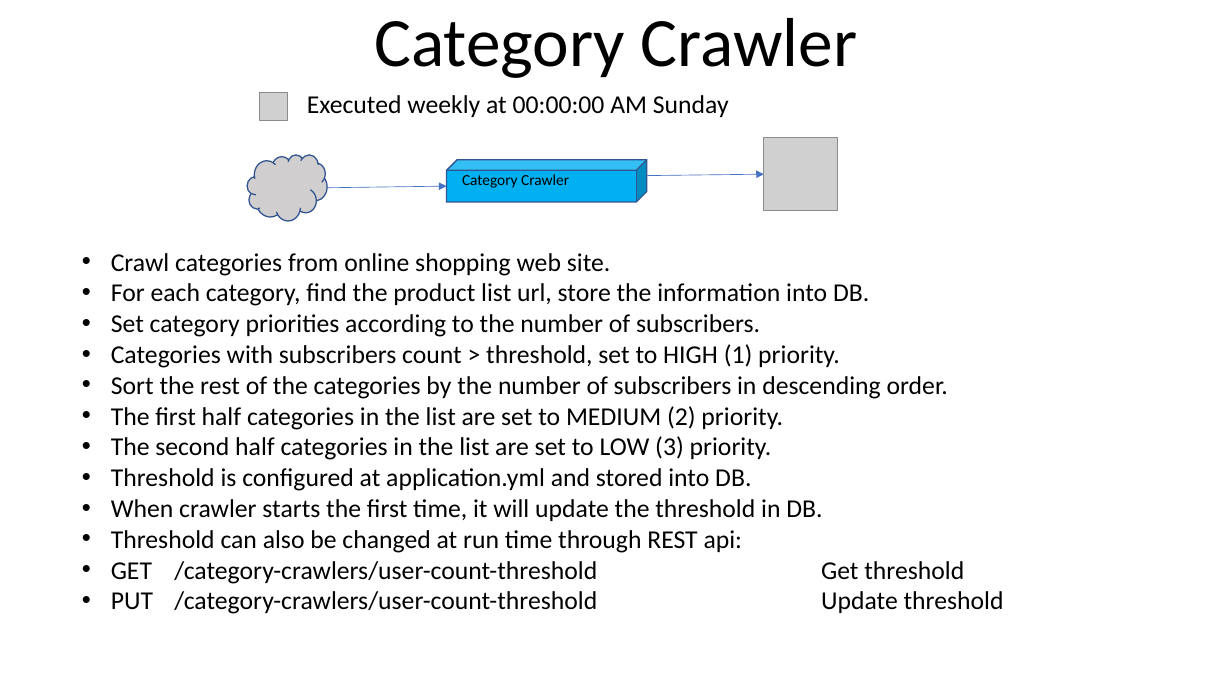
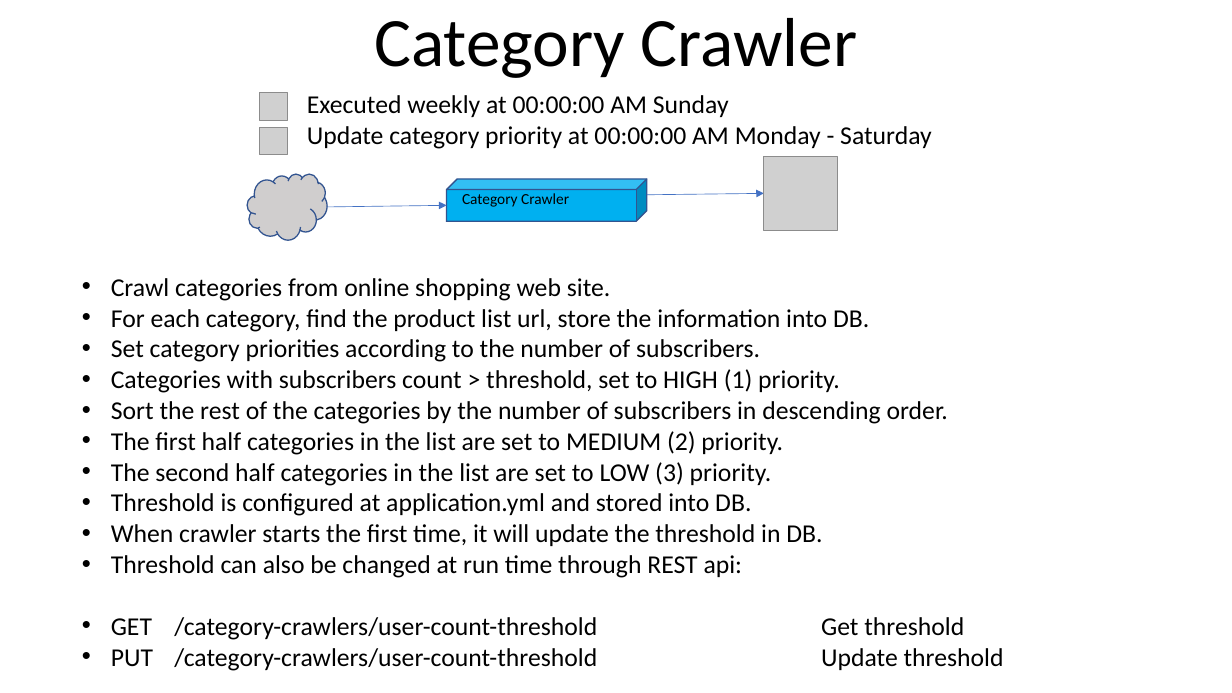
Before and after one commit to youhusky/price-monitoring-system, a slide deck: slide 5 of PriceMonitoringDesign.pptx. Drawn at 1232x693 pixels with LibreOffice and Linux fonts; fonts in the diff are those of the drawing; grey boxes stand for pictures. Boxes give left, top, right and bottom in pixels: in the first picture for what was removed or moved away, otherwise in the second. Text is boxed around its words. In the diff, an @@ line names an element or a change of style, - is before the commit and + after.

Commit message:
Update ppt for updatePriority() schedule

```diff
--- a/PriceMonitoringDesign.pptx
+++ b/PriceMonitoringDesign.pptx
@@ picture added at [260, 128, 287, 155] @@
@@ text added at [307, 126, 932, 149], 20 pt, text #000000 @@
+Update category priority at 00:00:00 AM Monday - Saturday
@@ 2 arrows, 1 picture, 1 text, 1 cloud, 1 cube: place and size @@
-2 arrows, 1 picture, 1 text, 1 cloud, 1 cube at [248, 138, 837, 220]
+2 arrows, 1 picture, 1 text, 1 cloud, 1 cube at [248, 157, 837, 239]
@@ text "Crawl categories from online shopping ..." rewrapped from [111, 253, 1004, 614] to [111, 278, 1004, 671] @@
```
